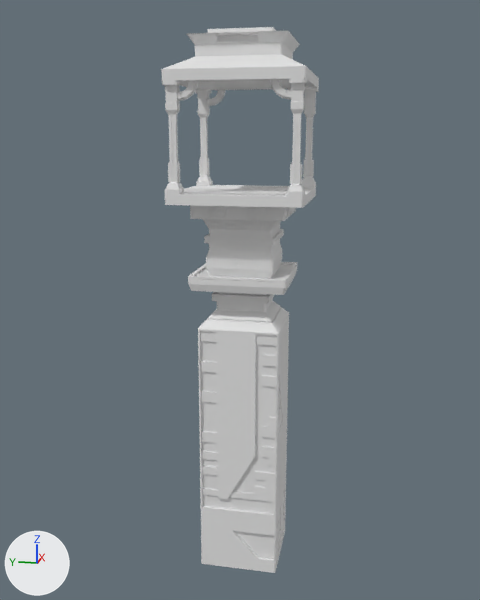
The FBX model Assets/Art/3D/Clocher/Clocher.fbx: old version first, new version second.
Before and after are seen from a 50 mm camera at (-23.71, -4.53, 16.48) aimed at (0.1, 0.23, 10.52). Every picture has the same lights, and +X, +Y and +Z are marked at lower left. Where no turn or scale is listed for an object, it has been applied to the vertices.

The older version as bpy lines, for what is in view:
```python
mat_building = principled_material('Building')
mat_building.base_color = (0.8, 0.8, 0.8)  # white #e7e7e7
mat_grille = principled_material('Grille')
mat_grille.base_color = (0.8, 0.8, 0.8)  # white #e7e7e7
me_cube_011 = bpy.data.meshes.new('Cube.011')
me_cube_011.from_pydata(...)  # 5144 vertices, 4963 faces; spans x -2.3..2.3, y -2.3..2.3, z 0.0..19.7
# faces by material slot: [4131, 832]
me_cube_011.materials.append(mat_building)  # white #e7e7e7
me_cube_011.materials.append(mat_grille)  # white #e7e7e7
me_cube_013 = bpy.data.meshes.new('Cube.013')
me_cube_013.from_pydata(...)  # 266 vertices, 117 faces; spans x -1.7..1.1, y -1.4..1.4, z -10.9..8.3
me_cube_013.materials.append(mat_light)  # white #e7e7e7
ob_clocher = bpy.data.objects.new('Clocher', me_cube_011)
ob_clocher.location = (0.02, 0.01, 0.16)
ob_light = bpy.data.objects.new('Light', me_cube_013)
ob_light.location = (0.02, 0.01, 11.28)
```
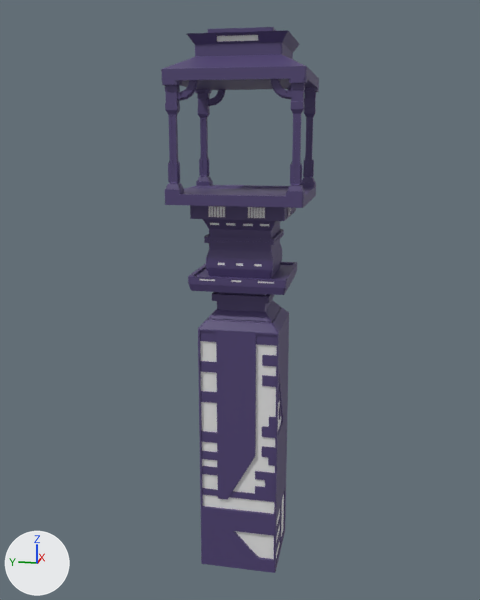
Pixel boxes [x1, y1, x2, y2] of what changed, in the pictures (480 x 600 px):
'Clocher', recoloured (grey to purple)
    both: [161, 27, 319, 573]
'Grille', now drawn
    after: [208, 206, 292, 219]
    faces in mat_light_001 (white #e7e7e7): [209, 206, 290, 218]
    faces in mat_grille (grey #827a8e): [208, 206, 292, 219]

Diff of the bpy script that builds the scene:
```diff
--- a/Assets/Art/3D/Clocher/Clocher.fbx.py
+++ b/Assets/Art/3D/Clocher/Clocher.fbx.py
@@ mat_building @@
 mat_building = principled_material('Building')
-mat_building.base_color = (0.8, 0.8, 0.8)  # white #e7e7e7
+mat_building.base_color = (0.0802, 0.0561, 0.171)  # dark purple #504373
@@ mat_grille @@
 mat_grille = principled_material('Grille')
-mat_grille.base_color = (0.8, 0.8, 0.8)  # white #e7e7e7
+mat_grille.base_color = (0.223, 0.194, 0.27)  # grey #827a8e
```
